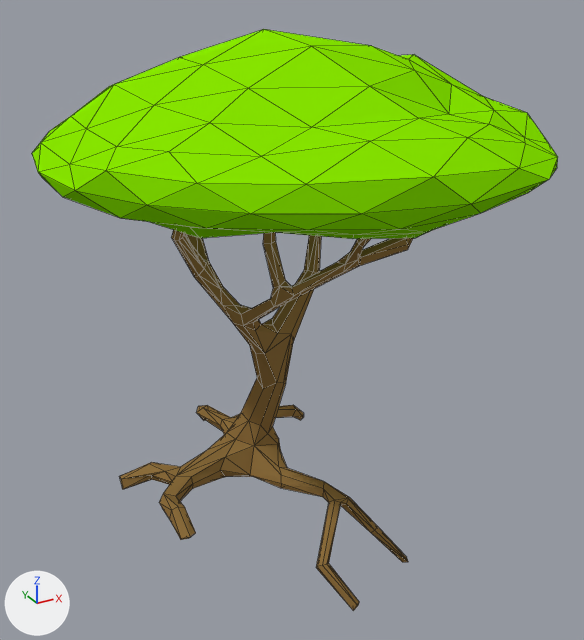
The Blender file PressureEngineViewer/Res/Tree.blend, before and after one commit.
Rendered twice from a camera (50 mm lens) standing at (-1.78, -3.8, 2.72) and looking at (0.11, -0.36, 1.0). Lighting does not change. The marker at lower left points along +X, +Y and +Z. Mesh edges are drawn as thin lines.

Before the edit, the objects in view are built like this:
```python
me_cube_001 = bpy.data.meshes.new('Cube.001')
me_cube_001.from_pydata(...)  # 482 vertices, 840 faces, 1 loose edge; spans x -1.87..0.55, y -1.48..1.05, z -1.51..1.28
# faces by material slot: [520, 320]
me_cube_001.materials.append(mat_material_001)  # its picture is missing
me_cube_001.materials.append(mat_material_002)  # its picture is missing
ob_cube = bpy.data.objects.new('Cube', me_cube_001)
ob_cube.location = (0.77, -0.178, 1.161)
```
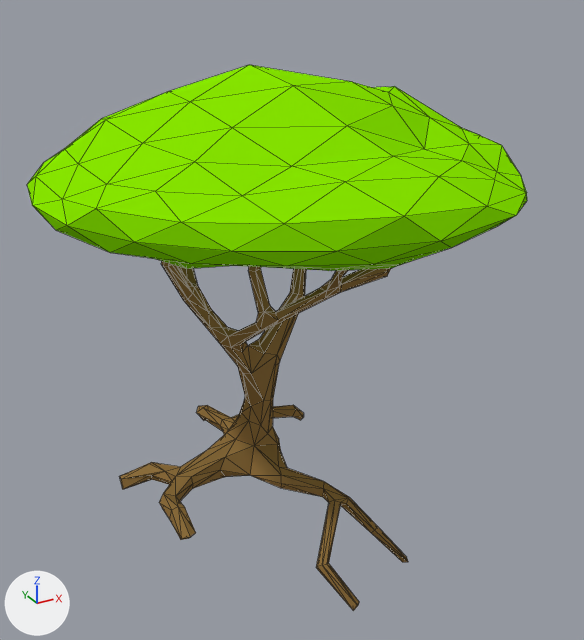
Commit message: Tree changes

Boxes (x1, y1, x2, y2) around the edits, measured in the pictures (584 x 640 px; the box of a moved part takes in the faces that stretch with it):
```json
{"object": "Cube", "change": "reshaped", "before": [32, 29, 558, 611], "after": [27, 65, 527, 611], "on screen": "6% shorter"}
{"part": 1, "of": "me_cube_001", "change": "moved or reshaped", "before": [32, 29, 558, 433], "after": [27, 65, 527, 433]}
```

Edits to the scene script, one JSON object a line:
```json
{"block": "me_cube_001", "where": "# used by ob_cube; location = (0.77, -0.178, 1.161)"}
{"op": "remove", "block": "me_cube_001", "code": "me_cube_001.from_pydata(...)  # 482 vertices, 840 faces, 1 loose edge; spans x -1.87..0.55, y -1.48..1.05, z -1.51..1.28"}
{"op": "add", "block": "me_cube_001", "code": "me_cube_001.from_pydata(...)  # 482 vertices, 956 faces, 1 loose edge; spans x -1.89..0.54, y -1.35..1.18, z -1.51..1.11"}
{"block": "me_cube_001", "change": "me_cube_001 part 1: 336 vertices moved from x -1.87..0.55, y -1.48..1.05, z -0.61..1.28 to x -1.89..0.54, y -1.35..1.18, z -0.78..1.11; 1 vertex removed from x -0.44, y -0.09, z 0.02; 1 vertex added at x -0.45, y 0.05, z -0.16"}
```
